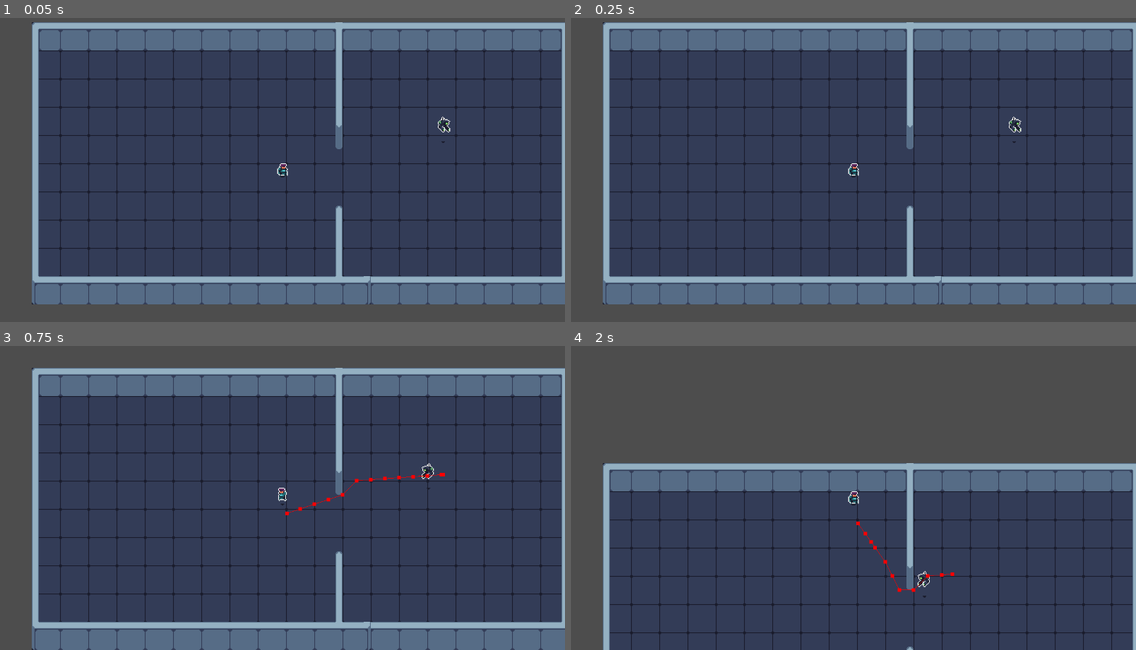
Above: before the commit, frames 1-4 (two rows, left to right).
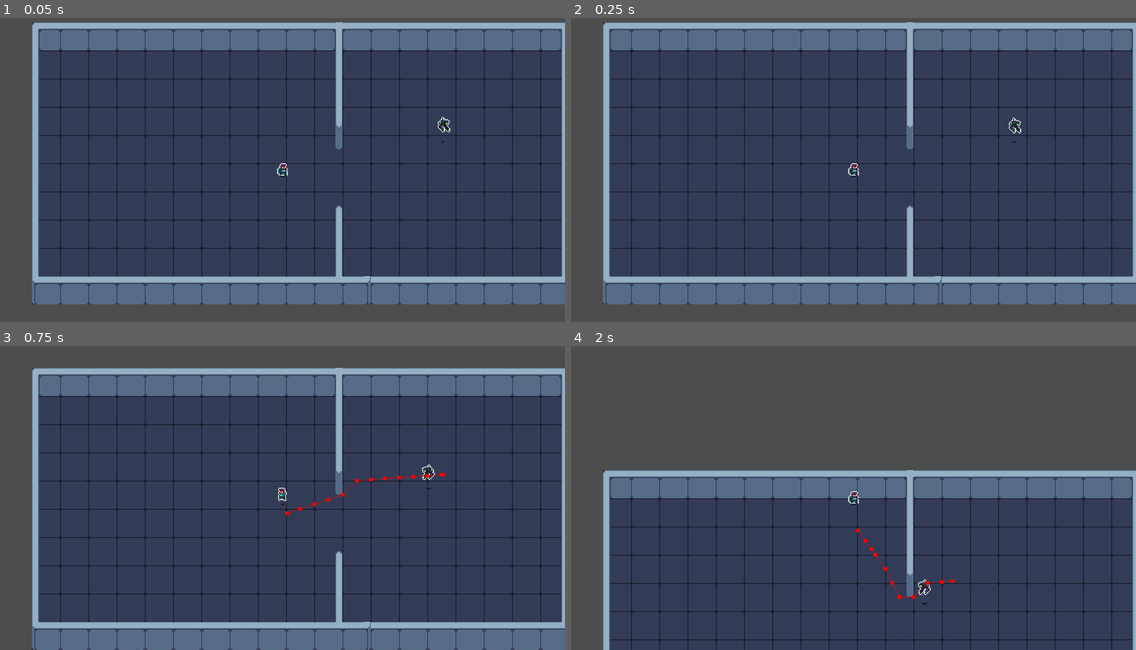
Above: after the commit, the same moments.

Repository: AugustanaCSC380January2024/final-game-solo
Game: Godot game, scene res://Scenes/World.tscn
Two runs of this game, one before a commit and one after it. Both use one fixed random seed, a clock stepped at 60 frames per second and the inputs below.
Inputs (mouse positions are in pixels of both pictures, inside the frame that each line leads up to):
- Up to frame 1 (0.05 s): no input
- Up to frame 2 (0.25 s): no input
- Up to frame 3 (0.75 s): tap Enter at 0.5 s; move the mouse to (254, 555) at 0.52 s; hold W (move_up) from 0.53 s (still down)
- Up to frame 4 (2 s): keep holding W (move_up); move the mouse to (1023, 537) at 1.27 s

Frame 1 is identical in both runs. In frame 2, less than 0.1% of the frame differs, in the area x 77-80%, y 32-42%; in frame 3, less than 0.1%; in frame 4, 9.4%, in the area x 5-100%, y 38-100%.

Commit message:
Updated TileSet Collisions and made enemy switch to run animation when moving

Diff:
--- a/Scenes/World.tscn
+++ b/Scenes/World.tscn
@@ -114,59 +114,65 @@
 4:1/0 = 0
 4:1/0/physics_layer_0/linear_velocity = Vector2(0, 0)
 4:1/0/physics_layer_0/angular_velocity = 0.0
-4:1/0/physics_layer_0/polygon_0/points = PackedVector2Array(8, -8, 8, 8, -8, 8, -8, -8)
+4:1/0/physics_layer_0/polygon_0/points = PackedVector2Array(8, -8, -8, -8, -8, 0, 8, 0)
+4:1/0/physics_layer_0/polygon_1/points = PackedVector2Array(-8, 8, -8, 0, 0, 0, 0, 8)
 5:1/0 = 0
 5:1/0/physics_layer_0/linear_velocity = Vector2(0, 0)
 5:1/0/physics_layer_0/angular_velocity = 0.0
-5:1/0/physics_layer_0/polygon_0/points = PackedVector2Array(8, -8, 8, 8, -8, 8, -8, -8)
+5:1/0/physics_layer_0/polygon_0/points = PackedVector2Array(-8, -8, 8, -8, 8, 0, -8, 0)
 6:1/0 = 0
 6:1/0/physics_layer_0/linear_velocity = Vector2(0, 0)
 6:1/0/physics_layer_0/angular_velocity = 0.0
-6:1/0/physics_layer_0/polygon_0/points = PackedVector2Array(8, -8, 8, 8, -8, 8, -8, -8)
+6:1/0/physics_layer_0/polygon_0/points = PackedVector2Array(8, -8, -8, -8, -8, 0, 8, 0)
+6:1/0/physics_layer_0/polygon_1/points = PackedVector2Array(-8, 8, -8, 0, 0, 0, 0, 8)
 7:1/0 = 0
 7:1/0/physics_layer_0/linear_velocity = Vector2(0, 0)
 7:1/0/physics_layer_0/angular_velocity = 0.0
-7:1/0/physics_layer_0/polygon_0/points = PackedVector2Array(8, -8, 8, 8, -8, 8, -8, -8)
+7:1/0/physics_layer_0/polygon_0/points = PackedVector2Array(-8, -8, 8, -8, 8, 0, -8, 0)
 8:1/0 = 0
 8:1/0/physics_layer_0/linear_velocity = Vector2(0, 0)
 8:1/0/physics_layer_0/angular_velocity = 0.0
-8:1/0/physics_layer_0/polygon_0/points = PackedVector2Array(8, -8, 8, 8, -8, 8, -8, -8)
+8:1/0/physics_layer_0/polygon_0/points = PackedVector2Array(8, -8, -8, -8, -8, 0, 8, 0)
+8:1/0/physics_layer_0/polygon_1/points = PackedVector2Array(-8, 8, -8, 0, 0, 0, 0, 8)
 9:1/0 = 0
 9:1/0/physics_layer_0/linear_velocity = Vector2(0, 0)
 9:1/0/physics_layer_0/angular_velocity = 0.0
-9:1/0/physics_layer_0/polygon_0/points = PackedVector2Array(8, -8, 8, 8, -8, 8, -8, -8)
+9:1/0/physics_layer_0/polygon_0/points = PackedVector2Array(-8, -8, 8, -8, 8, 0, -8, 0)
 10:1/0 = 0
 10:1/0/physics_layer_0/linear_velocity = Vector2(0, 0)
 10:1/0/physics_layer_0/angular_velocity = 0.0
-10:1/0/physics_layer_0/polygon_0/points = PackedVector2Array(8, -8, 8, 8, -8, 8, -8, -8)
+10:1/0/physics_layer_0/polygon_0/points = PackedVector2Array(-8, -8, 8, -8, 8, 0, -8, 0)
 11:1/0 = 0
 11:1/0/physics_layer_0/linear_velocity = Vector2(0, 0)
 11:1/0/physics_layer_0/angular_velocity = 0.0
-11:1/0/physics_layer_0/polygon_0/points = PackedVector2Array(8, -8, 8, 8, -8, 8, -8, -8)
+11:1/0/physics_layer_0/polygon_0/points = PackedVector2Array(-8, -8, 8, -8, 8, 0, -8, 0)
 12:1/0 = 0
 12:1/0/physics_layer_0/linear_velocity = Vector2(0, 0)
 12:1/0/physics_layer_0/angular_velocity = 0.0
-12:1/0/physics_layer_0/polygon_0/points = PackedVector2Array(8, -8, 8, 8, -8, 8, -8, -8)
+12:1/0/physics_layer_0/polygon_0/points = PackedVector2Array(-8, -8, 8, -8, 8, 0, -8, 0)
 13:1/0 = 0
 13:1/0/physics_layer_0/linear_velocity = Vector2(0, 0)
 13:1/0/physics_layer_0/angular_velocity = 0.0
-13:1/0/physics_layer_0/polygon_0/points = PackedVector2Array(8, -8, 8, 8, -8, 8, -8, -8)
+13:1/0/physics_layer_0/polygon_0/points = PackedVector2Array(-8, -8, 8, -8, 8, 0, -8, 0)
+13:1/0/physics_layer_0/polygon_1/points = PackedVector2Array(8, 8, 8, 0, 0, 0, 0, 8)
 14:1/0 = 0
 14:1/0/physics_layer_0/linear_velocity = Vector2(0, 0)
 14:1/0/physics_layer_0/angular_velocity = 0.0
-14:1/0/physics_layer_0/polygon_0/points = PackedVector2Array(8, -8, 8, 8, -8, 8, -8, -8)
+14:1/0/physics_layer_0/polygon_0/points = PackedVector2Array(-8, -8, 8, -8, 8, 0, -8, 0)
 15:1/0 = 0
 15:1/0/physics_layer_0/linear_velocity = Vector2(0, 0)
 15:1/0/physics_layer_0/angular_velocity = 0.0
-15:1/0/physics_layer_0/polygon_0/points = PackedVector2Array(8, -8, 8, 8, -8, 8, -8, -8)
+15:1/0/physics_layer_0/polygon_0/points = PackedVector2Array(-8, -8, 8, -8, 8, 0, -8, 0)
+15:1/0/physics_layer_0/polygon_1/points = PackedVector2Array(8, 8, 8, 0, 0, 0, 0, 8)
 16:1/0 = 0
 16:1/0/physics_layer_0/linear_velocity = Vector2(0, 0)
 16:1/0/physics_layer_0/angular_velocity = 0.0
-16:1/0/physics_layer_0/polygon_0/points = PackedVector2Array(8, -8, 8, 8, -8, 8, -8, -8)
+16:1/0/physics_layer_0/polygon_0/points = PackedVector2Array(-8, -8, 8, -8, 8, 0, -8, 0)
 17:1/0 = 0
 17:1/0/physics_layer_0/linear_velocity = Vector2(0, 0)
 17:1/0/physics_layer_0/angular_velocity = 0.0
-17:1/0/physics_layer_0/polygon_0/points = PackedVector2Array(8, -8, 8, 8, -8, 8, -8, -8)
+17:1/0/physics_layer_0/polygon_0/points = PackedVector2Array(-8, -8, 8, -8, 8, 0, -8, 0)
+17:1/0/physics_layer_0/polygon_1/points = PackedVector2Array(8, 8, 8, 0, 0, 0, 0, 8)
 36:1/0 = 0
 36:1/0/physics_layer_0/linear_velocity = Vector2(0, 0)
 36:1/0/physics_layer_0/angular_velocity = 0.0
@@ -366,11 +372,11 @@
 3:3/0 = 0
 3:3/0/physics_layer_0/linear_velocity = Vector2(0, 0)
 3:3/0/physics_layer_0/angular_velocity = 0.0
-3:3/0/physics_layer_0/polygon_0/points = PackedVector2Array(8, -8, 8, 8, -8, 8, -8, -8)
+3:3/0/physics_layer_0/polygon_0/points = PackedVector2Array(-8, -8, 8, -8, 8, -0.353155, -8, -0.529732)
 4:3/0 = 0
 4:3/0/physics_layer_0/linear_velocity = Vector2(0, 0)
 4:3/0/physics_layer_0/angular_velocity = 0.0
-4:3/0/physics_layer_0/polygon_0/points = PackedVector2Array(0.441443, -8, 0.441443, 8, -8, 8, -8, -8)
+4:3/0/physics_layer_0/polygon_0/points = PackedVector2Array(0, -8, 0, 0, -8, 0, -8, -8)
 6:3/0 = 0
 6:3/0/physics_layer_0/linear_velocity = Vector2(0, 0)
 6:3/0/physics_layer_0/angular_velocity = 0.0
@@ -386,11 +392,11 @@
 12:3/0 = 0
 12:3/0/physics_layer_0/linear_velocity = Vector2(0, 0)
 12:3/0/physics_layer_0/angular_velocity = 0.0
-12:3/0/physics_layer_0/polygon_0/points = PackedVector2Array(8, -8, 8, 8, -8, 8, -8, -8)
+12:3/0/physics_layer_0/polygon_0/points = PackedVector2Array(-8, -8, 8, -8, 8, 0, -8, 0)
 13:3/0 = 0
 13:3/0/physics_layer_0/linear_velocity = Vector2(0, 0)
 13:3/0/physics_layer_0/angular_velocity = 0.0
-13:3/0/physics_layer_0/polygon_0/points = PackedVector2Array(8, -8, 8, 8, -8, 8, -8, -8)
+13:3/0/physics_layer_0/polygon_0/points = PackedVector2Array(-8, -8, 8, -8, 8, 0, -8, 0)
 15:3/0 = 0
 15:3/0/physics_layer_0/linear_velocity = Vector2(0, 0)
 15:3/0/physics_layer_0/angular_velocity = 0.0
@@ -398,15 +404,16 @@
 17:3/0 = 0
 17:3/0/physics_layer_0/linear_velocity = Vector2(0, 0)
 17:3/0/physics_layer_0/angular_velocity = 0.0
-17:3/0/physics_layer_0/polygon_0/points = PackedVector2Array(0.176578, -8, 8, -8, 8, 8, 0.176578, 8)
+17:3/0/physics_layer_0/polygon_0/points = PackedVector2Array(0, -8, 0, 0, 8, 0, 8, -8)
 18:3/0 = 0
 18:3/0/physics_layer_0/linear_velocity = Vector2(0, 0)
 18:3/0/physics_layer_0/angular_velocity = 0.0
-18:3/0/physics_layer_0/polygon_0/points = PackedVector2Array(8, -8, 8, 8, -8, 8, -8, -8)
+18:3/0/physics_layer_0/polygon_0/points = PackedVector2Array(-8, -8, 8, -8, 8, 0, -8, 0)
 19:3/0 = 0
 19:3/0/physics_layer_0/linear_velocity = Vector2(0, 0)
 19:3/0/physics_layer_0/angular_velocity = 0.0
-19:3/0/physics_layer_0/polygon_0/points = PackedVector2Array(8, -8, 8, 8, -8, 8, -8, -8)
+19:3/0/physics_layer_0/polygon_0/points = PackedVector2Array(-8, -8, 8, -8, 8, 0, -8, 0)
+19:3/0/physics_layer_0/polygon_1/points = PackedVector2Array(8, 8, 8, 0, 0, 0, 0, 8)
 24:3/0 = 0
 24:3/0/physics_layer_0/linear_velocity = Vector2(0, 0)
 24:3/0/physics_layer_0/angular_velocity = 0.0
@@ -592,19 +599,19 @@
 8:5/0 = 0
 8:5/0/physics_layer_0/linear_velocity = Vector2(0, 0)
 8:5/0/physics_layer_0/angular_velocity = 0.0
-8:5/0/physics_layer_0/polygon_0/points = PackedVector2Array(8, -8, 8, 8, -8, 8, -8, -8)
+8:5/0/physics_layer_0/polygon_0/points = PackedVector2Array(-8, -8, 8, -8, 8, 0, -8, 0)
 9:5/0 = 0
 9:5/0/physics_layer_0/linear_velocity = Vector2(0, 0)
 9:5/0/physics_layer_0/angular_velocity = 0.0
-9:5/0/physics_layer_0/polygon_0/points = PackedVector2Array(8, -8, 8, 8, -8, 8, -8, -8)
+9:5/0/physics_layer_0/polygon_0/points = PackedVector2Array(-8, -8, 8, -8, 8, 0, -8, 0)
 12:5/0 = 0
 12:5/0/physics_layer_0/linear_velocity = Vector2(0, 0)
 12:5/0/physics_layer_0/angular_velocity = 0.0
-12:5/0/physics_layer_0/polygon_0/points = PackedVector2Array(8, -8, 8, 8, -8, 8, -8, -8)
+12:5/0/physics_layer_0/polygon_0/points = PackedVector2Array(-8, -8, 8, -8, 8, 0, -8, 0)
 13:5/0 = 0
 13:5/0/physics_layer_0/linear_velocity = Vector2(0, 0)
 13:5/0/physics_layer_0/angular_velocity = 0.0
-13:5/0/physics_layer_0/polygon_0/points = PackedVector2Array(8, -8, 8, 8, -8, 8, -8, -8)
+13:5/0/physics_layer_0/polygon_0/points = PackedVector2Array(-8, -8, 8, -8, 8, 0, -8, 0)
 19:5/0 = 0
 19:5/0/physics_layer_0/linear_velocity = Vector2(0, 0)
 19:5/0/physics_layer_0/angular_velocity = 0.0
@@ -935,23 +942,24 @@
 0:11/0 = 0
 0:11/0/physics_layer_0/linear_velocity = Vector2(0, 0)
 0:11/0/physics_layer_0/angular_velocity = 0.0
-0:11/0/physics_layer_0/polygon_0/points = PackedVector2Array(8, -8, 8, 8, -8, 8, -8, -8)
+0:11/0/physics_layer_0/polygon_0/points = PackedVector2Array(-8, -8, 8, -8, 8, 0, -8, 0)
 1:11/0 = 0
 1:11/0/physics_layer_0/linear_velocity = Vector2(0, 0)
 1:11/0/physics_layer_0/angular_velocity = 0.0
-1:11/0/physics_layer_0/polygon_0/points = PackedVector2Array(8, -8, 8, 8, -8, 8, -8, -8)
+1:11/0/physics_layer_0/polygon_0/points = PackedVector2Array(-8, -8, 8, -8, 8, 0, -8, 0)
 2:11/0 = 0
 2:11/0/physics_layer_0/linear_velocity = Vector2(0, 0)
 2:11/0/physics_layer_0/angular_velocity = 0.0
-2:11/0/physics_layer_0/polygon_0/points = PackedVector2Array(8, -8, 8, 8, -8, 8, -8, -8)
+2:11/0/physics_layer_0/polygon_0/points = PackedVector2Array(8, -8, -8, -8, -8, 0, 8, 0)
+2:11/0/physics_layer_0/polygon_1/points = PackedVector2Array(-8, 8, -8, 0, 0, 0, 0, 8)
 3:11/0 = 0
 3:11/0/physics_layer_0/linear_velocity = Vector2(0, 0)
 3:11/0/physics_layer_0/angular_velocity = 0.0
-3:11/0/physics_layer_0/polygon_0/points = PackedVector2Array(8, -8, 8, 8, -8, 8, -8, -8)
+3:11/0/physics_layer_0/polygon_0/points = PackedVector2Array(-8, -8, 8, -8, 8, 0, -8, 0)
 18:11/0 = 0
 18:11/0/physics_layer_0/linear_velocity = Vector2(0, 0)
 18:11/0/physics_layer_0/angular_velocity = 0.0
-18:11/0/physics_layer_0/polygon_0/points = PackedVector2Array(-8, -8, 8, -8, 8, 8, -8, 8)
+18:11/0/physics_layer_0/polygon_0/points = PackedVector2Array(-8, -8, 8, -8, 8, 0, -8, 0)
 19:11/0 = 0
 19:11/0/physics_layer_0/linear_velocity = Vector2(0, 0)
 19:11/0/physics_layer_0/angular_velocity = 0.0
@@ -959,11 +967,11 @@
 20:11/0 = 0
 20:11/0/physics_layer_0/linear_velocity = Vector2(0, 0)
 20:11/0/physics_layer_0/angular_velocity = 0.0
-20:11/0/physics_layer_0/polygon_0/points = PackedVector2Array(-8, -8, 8, -8, 8, 8, -8, 8)
+20:11/0/physics_layer_0/polygon_0/points = PackedVector2Array(-8, -8, 8, -8, 8, 0, -8, 0)
 21:11/0 = 0
 21:11/0/physics_layer_0/linear_velocity = Vector2(0, 0)
 21:11/0/physics_layer_0/angular_velocity = 0.0
-21:11/0/physics_layer_0/polygon_0/points = PackedVector2Array(-8, -8, 8, -8, 8, 8, -8, 8)
+21:11/0/physics_layer_0/polygon_0/points = PackedVector2Array(-8, -8, 8, -8, 8, 0, -8, 0)
 24:11/0 = 0
 24:11/0/physics_layer_0/linear_velocity = Vector2(0, 0)
 24:11/0/physics_layer_0/angular_velocity = 0.0
@@ -1081,15 +1089,16 @@
 2:13/0 = 0
 2:13/0/physics_layer_0/linear_velocity = Vector2(0, 0)
 2:13/0/physics_layer_0/angular_velocity = 0.0
-2:13/0/physics_layer_0/polygon_0/points = PackedVector2Array(8, -8, 8, 8, -8, 8, -8, -8)
+2:13/0/physics_layer_0/polygon_0/points = PackedVector2Array(8, -8, -8, -8, -8, 0, 8, 0)
+2:13/0/physics_layer_0/polygon_1/points = PackedVector2Array(-8, 8, -8, 0, 0, 0, 0, 8)
 3:13/0 = 0
 3:13/0/physics_layer_0/linear_velocity = Vector2(0, 0)
 3:13/0/physics_layer_0/angular_velocity = 0.0
-3:13/0/physics_layer_0/polygon_0/points = PackedVector2Array(8, -8, 8, 8, -8, 8, -8, -8)
+3:13/0/physics_layer_0/polygon_0/points = PackedVector2Array(-8, -8, 8, -8, 8, 0, -8, 0)
 18:13/0 = 0
 18:13/0/physics_layer_0/linear_velocity = Vector2(0, 0)
 18:13/0/physics_layer_0/angular_velocity = 0.0
-18:13/0/physics_layer_0/polygon_0/points = PackedVector2Array(-8, -8, 8, -8, 8, 8, -8, 8)
+18:13/0/physics_layer_0/polygon_0/points = PackedVector2Array(-8, -8, 8, -8, 8, 0, -8, 0)
 19:13/0 = 0
 19:13/0/physics_layer_0/linear_velocity = Vector2(0, 0)
 19:13/0/physics_layer_0/angular_velocity = 0.0
@@ -1224,35 +1233,35 @@
 0:15/0 = 0
 0:15/0/physics_layer_0/linear_velocity = Vector2(0, 0)
 0:15/0/physics_layer_0/angular_velocity = 0.0
-0:15/0/physics_layer_0/polygon_0/points = PackedVector2Array(8, -8, 8, 8, -8, 8, -8, -8)
+0:15/0/physics_layer_0/polygon_0/points = PackedVector2Array(-8, -8, 8, -8, 8, 0, -8, 0)
 1:15/0 = 0
 1:15/0/physics_layer_0/linear_velocity = Vector2(0, 0)
 1:15/0/physics_layer_0/angular_velocity = 0.0
-1:15/0/physics_layer_0/polygon_0/points = PackedVector2Array(8, -8, 8, 8, -8, 8, -8, -8)
+1:15/0/physics_layer_0/polygon_0/points = PackedVector2Array(-8, -8, 8, -8, 8, 0, -8, 0)
 2:15/0 = 0
 2:15/0/physics_layer_0/linear_velocity = Vector2(0, 0)
 2:15/0/physics_layer_0/angular_velocity = 0.0
-2:15/0/physics_layer_0/polygon_0/points = PackedVector2Array(8, -8, 8, 8, -8, 8, -8, -8)
+2:15/0/physics_layer_0/polygon_0/points = PackedVector2Array(-8, -8, 8, -8, 8, 0, -8, 0)
 3:15/0 = 0
 3:15/0/physics_layer_0/linear_velocity = Vector2(0, 0)
 3:15/0/physics_layer_0/angular_velocity = 0.0
-3:15/0/physics_layer_0/polygon_0/points = PackedVector2Array(8, -8, 8, 8, -8, 8, -8, -8)
+3:15/0/physics_layer_0/polygon_0/points = PackedVector2Array(-8, -8, 8, -8, 8, 0, -8, 0)
 18:15/0 = 0
 18:15/0/physics_layer_0/linear_velocity = Vector2(0, 0)
 18:15/0/physics_layer_0/angular_velocity = 0.0
-18:15/0/physics_layer_0/polygon_0/points = PackedVector2Array(-8, -8, 8, -8, 8, 8, -8, 8)
+18:15/0/physics_layer_0/polygon_0/points = PackedVector2Array(-8, -8, 8, -8, 8, 0, -8, 0)
 19:15/0 = 0
 19:15/0/physics_layer_0/linear_velocity = Vector2(0, 0)
 19:15/0/physics_layer_0/angular_velocity = 0.0
-19:15/0/physics_layer_0/polygon_0/points = PackedVector2Array(-8, -8, 8, -8, 8, 8, -8, 8)
+19:15/0/physics_layer_0/polygon_0/points = PackedVector2Array(-8, -8, 8, -8, 8, 0, -8, 0)
 20:15/0 = 0
 20:15/0/physics_layer_0/linear_velocity = Vector2(0, 0)
 20:15/0/physics_layer_0/angular_velocity = 0.0
-20:15/0/physics_layer_0/polygon_0/points = PackedVector2Array(-8, -8, 8, -8, 8, 8, -8, 8)
+20:15/0/physics_layer_0/polygon_0/points = PackedVector2Array(-8, -8, 8, -8, 8, 0, -8, 0)
 21:15/0 = 0
 21:15/0/physics_layer_0/linear_velocity = Vector2(0, 0)
 21:15/0/physics_layer_0/angular_velocity = 0.0
-21:15/0/physics_layer_0/polygon_0/points = PackedVector2Array(-8, -8, 8, -8, 8, 8, -8, 8)
+21:15/0/physics_layer_0/polygon_0/points = PackedVector2Array(-8, -8, 8, -8, 8, 0, -8, 0)
 24:15/0 = 0
 24:15/0/physics_layer_0/linear_velocity = Vector2(0, 0)
 24:15/0/physics_layer_0/angular_velocity = 0.0
@@ -1362,19 +1371,21 @@
 8:17/0 = 0
 8:17/0/physics_layer_0/linear_velocity = Vector2(0, 0)
 8:17/0/physics_layer_0/angular_velocity = 0.0
-8:17/0/physics_layer_0/polygon_0/points = PackedVector2Array(8, -8, 8, 8, -8, 8, -8, -8)
+8:17/0/physics_layer_0/polygon_0/points = PackedVector2Array(8, -8, -8, -8, -8, 0, 8, 0)
+8:17/0/physics_layer_0/polygon_1/points = PackedVector2Array(-8, 8, -8, 0, 0, 0, 0, 8)
 9:17/0 = 0
 9:17/0/physics_layer_0/linear_velocity = Vector2(0, 0)
 9:17/0/physics_layer_0/angular_velocity = 0.0
-9:17/0/physics_layer_0/polygon_0/points = PackedVector2Array(8, -8, 8, 8, -8, 8, -8, -8)
+9:17/0/physics_layer_0/polygon_0/points = PackedVector2Array(-8, -8, 8, -8, 8, 0, -8, 0)
 12:17/0 = 0
 12:17/0/physics_layer_0/linear_velocity = Vector2(0, 0)
 12:17/0/physics_layer_0/angular_velocity = 0.0
-12:17/0/physics_layer_0/polygon_0/points = PackedVector2Array(8, -8, 8, 8, -8, 8, -8, -8)
+12:17/0/physics_layer_0/polygon_0/points = PackedVector2Array(-8, -8, 8, -8, 8, 0, -8, 0)
 13:17/0 = 0
 13:17/0/physics_layer_0/linear_velocity = Vector2(0, 0)
 13:17/0/physics_layer_0/angular_velocity = 0.0
-13:17/0/physics_layer_0/polygon_0/points = PackedVector2Array(8, -8, 8, 8, -8, 8, -8, -8)
+13:17/0/physics_layer_0/polygon_0/points = PackedVector2Array(-8, -8, 8, -8, 8, 0, -8, 0)
+13:17/0/physics_layer_0/polygon_1/points = PackedVector2Array(8, 8, 8, 0, 0, 0, 0, 8)
 19:17/0 = 0
 19:17/0/physics_layer_0/linear_velocity = Vector2(0, 0)
 19:17/0/physics_layer_0/angular_velocity = 0.0
@@ -1466,11 +1477,11 @@
 2:19/0 = 0
 2:19/0/physics_layer_0/linear_velocity = Vector2(0, 0)
 2:19/0/physics_layer_0/angular_velocity = 0.0
-2:19/0/physics_layer_0/polygon_0/points = PackedVector2Array(8, -8, 8, 8, -8, 8, -8, -8)
+2:19/0/physics_layer_0/polygon_0/points = PackedVector2Array(-8, -8, 8, -8, 8, 0, -8, 0)
 3:19/0 = 0
 3:19/0/physics_layer_0/linear_velocity = Vector2(0, 0)
 3:19/0/physics_layer_0/angular_velocity = 0.0
-3:19/0/physics_layer_0/polygon_0/points = PackedVector2Array(8, -8, 8, 8, -8, 8, -8, -8)
+3:19/0/physics_layer_0/polygon_0/points = PackedVector2Array(-8, -8, 8, -8, 8, 0, -8, 0)
 4:19/0 = 0
 4:19/0/physics_layer_0/linear_velocity = Vector2(0, 0)
 4:19/0/physics_layer_0/angular_velocity = 0.0
@@ -1482,19 +1493,21 @@
 8:19/0 = 0
 8:19/0/physics_layer_0/linear_velocity = Vector2(0, 0)
 8:19/0/physics_layer_0/angular_velocity = 0.0
-8:19/0/physics_layer_0/polygon_0/points = PackedVector2Array(8, -8, 8, 8, -8, 8, -8, -8)
+8:19/0/physics_layer_0/polygon_0/points = PackedVector2Array(8, -8, -8, -8, -8, 0, 8, 0)
+8:19/0/physics_layer_0/polygon_1/points = PackedVector2Array(-8, 8, -8, 0, 0, 0, 0, 8)
 9:19/0 = 0
 9:19/0/physics_layer_0/linear_velocity = Vector2(0, 0)
 9:19/0/physics_layer_0/angular_velocity = 0.0
-9:19/0/physics_layer_0/polygon_0/points = PackedVector2Array(8, -8, 8, 8, -8, 8, -8, -8)
+9:19/0/physics_layer_0/polygon_0/points = PackedVector2Array(8, -8, 8, 0, -8, 0, -8, -8)
 12:19/0 = 0
 12:19/0/physics_layer_0/linear_velocity = Vector2(0, 0)
 12:19/0/physics_layer_0/angular_velocity = 0.0
-12:19/0/physics_layer_0/polygon_0/points = PackedVector2Array(8, -8, 8, 8, -8, 8, -8, -8)
+12:19/0/physics_layer_0/polygon_0/points = PackedVector2Array(8, -8, 8, 0, -8, 0, -8, -8)
 13:19/0 = 0
 13:19/0/physics_layer_0/linear_velocity = Vector2(0, 0)
 13:19/0/physics_layer_0/angular_velocity = 0.0
-13:19/0/physics_layer_0/polygon_0/points = PackedVector2Array(8, -8, 8, 8, -8, 8, -8, -8)
+13:19/0/physics_layer_0/polygon_0/points = PackedVector2Array(-8, -8, 8, -8, 8, 0, -8, 0)
+13:19/0/physics_layer_0/polygon_1/points = PackedVector2Array(8, 8, 8, 0, 0, 0, 0, 8)
 15:19/0 = 0
 15:19/0/physics_layer_0/linear_velocity = Vector2(0, 0)
 15:19/0/physics_layer_0/angular_velocity = 0.0
@@ -1506,11 +1519,11 @@
 18:19/0 = 0
 18:19/0/physics_layer_0/linear_velocity = Vector2(0, 0)
 18:19/0/physics_layer_0/angular_velocity = 0.0
-18:19/0/physics_layer_0/polygon_0/points = PackedVector2Array(-8, -8, 8, -8, 8, 8, -8, 8)
+18:19/0/physics_layer_0/polygon_0/points = PackedVector2Array(-8, -8, 8, -8, 8, 0, -8, 0)
 19:19/0 = 0
 19:19/0/physics_layer_0/linear_velocity = Vector2(0, 0)
 19:19/0/physics_layer_0/angular_velocity = 0.0
-19:19/0/physics_layer_0/polygon_0/points = PackedVector2Array(-8, -8, 8, -8, 8, 8, -8, 8)
+19:19/0/physics_layer_0/polygon_0/points = PackedVector2Array(-8, -8, 8, -8, 8, 0, -8, 0)
 34:19/0 = 0
 34:19/0/physics_layer_0/linear_velocity = Vector2(0, 0)
 34:19/0/physics_layer_0/angular_velocity = 0.0
@@ -1636,59 +1649,59 @@
 4:21/0 = 0
 4:21/0/physics_layer_0/linear_velocity = Vector2(0, 0)
 4:21/0/physics_layer_0/angular_velocity = 0.0
-4:21/0/physics_layer_0/polygon_0/points = PackedVector2Array(-8, -8, 8, -8, 8, 8, -8, 8)
+4:21/0/physics_layer_0/polygon_0/points = PackedVector2Array(-8, -8, 8, -8, 8, 0, -8, 0)
 5:21/0 = 0
 5:21/0/physics_layer_0/linear_velocity = Vector2(0, 0)
 5:21/0/physics_layer_0/angular_velocity = 0.0
-5:21/0/physics_layer_0/polygon_0/points = PackedVector2Array(-8, -8, 8, -8, 8, 8, -8, 8)
+5:21/0/physics_layer_0/polygon_0/points = PackedVector2Array(-8, -8, 8, -8, 8, 0, -8, 0)
 6:21/0 = 0
 6:21/0/physics_layer_0/linear_velocity = Vector2(0, 0)
 6:21/0/physics_layer_0/angular_velocity = 0.0
-6:21/0/physics_layer_0/polygon_0/points = PackedVector2Array(-8, -8, 8, -8, 8, 8, -8, 8)
+6:21/0/physics_layer_0/polygon_0/points = PackedVector2Array(-8, -8, 8, -8, 8, 0, -8, 0)
 7:21/0 = 0
 7:21/0/physics_layer_0/linear_velocity = Vector2(0, 0)
 7:21/0/physics_layer_0/angular_velocity = 0.0
-7:21/0/physics_layer_0/polygon_0/points = PackedVector2Array(-8, -8, 8, -8, 8, 8, -8, 8)
+7:21/0/physics_layer_0/polygon_0/points = PackedVector2Array(-8, -8, 8, -8, 8, 0, -8, 0)
 8:21/0 = 0
 8:21/0/physics_layer_0/linear_velocity = Vector2(0, 0)
 8:21/0/physics_layer_0/angular_velocity = 0.0
-8:21/0/physics_layer_0/polygon_0/points = PackedVector2Array(-8, -8, 8, -8, 8, 8, -8, 8)
+8:21/0/physics_layer_0/polygon_0/points = PackedVector2Array(-8, -8, 8, -8, 8, 0, -8, 0)
 9:21/0 = 0
 9:21/0/physics_layer_0/linear_velocity = Vector2(0, 0)
 9:21/0/physics_layer_0/angular_velocity = 0.0
-9:21/0/physics_layer_0/polygon_0/points = PackedVector2Array(-8, -8, 8, -8, 8, 8, -8, 8)
+9:21/0/physics_layer_0/polygon_0/points = PackedVector2Array(-8, -8, 8, -8, 8, 0, -8, 0)
 10:21/0 = 0
 10:21/0/physics_layer_0/linear_velocity = Vector2(0, 0)
 10:21/0/physics_layer_0/angular_velocity = 0.0
-10:21/0/physics_layer_0/polygon_0/points = PackedVector2Array(-8, -8, 8, -8, 8, 8, -8, 8)
+10:21/0/physics_layer_0/polygon_0/points = PackedVector2Array(-8, -8, 8, -8, 8, 0, -8, 0)
 11:21/0 = 0
 11:21/0/physics_layer_0/linear_velocity = Vector2(0, 0)
 11:21/0/physics_layer_0/angular_velocity = 0.0
-11:21/0/physics_layer_0/polygon_0/points = PackedVector2Array(-8, -8, 8, -8, 8, 8, -8, 8)
+11:21/0/physics_layer_0/polygon_0/points = PackedVector2Array(-8, -8, 8, -8, 8, 0, -8, 0)
 12:21/0 = 0
 12:21/0/physics_layer_0/linear_velocity = Vector2(0, 0)
 12:21/0/physics_layer_0/angular_velocity = 0.0
-12:21/0/physics_layer_0/polygon_0/points = PackedVector2Array(-8, -8, 8, -8, 8, 8, -8, 8)
+12:21/0/physics_layer_0/polygon_0/points = PackedVector2Array(-8, -8, 8, -8, 8, 0, -8, 0)
 13:21/0 = 0
 13:21/0/physics_layer_0/linear_velocity = Vector2(0, 0)
 13:21/0/physics_layer_0/angular_velocity = 0.0
-13:21/0/physics_layer_0/polygon_0/points = PackedVector2Array(-8, -8, 8, -8, 8, 8, -8, 8)
+13:21/0/physics_layer_0/polygon_0/points = PackedVector2Array(-8, -8, 8, -8, 8, 0, -8, 0)
 14:21/0 = 0
 14:21/0/physics_layer_0/linear_velocity = Vector2(0, 0)
 14:21/0/physics_layer_0/angular_velocity = 0.0
-14:21/0/physics_layer_0/polygon_0/points = PackedVector2Array(-8, -8, 8, -8, 8, 8, -8, 8)
+14:21/0/physics_layer_0/polygon_0/points = PackedVector2Array(-8, -8, 8, -8, 8, 0, -8, 0)
 15:21/0 = 0
 15:21/0/physics_layer_0/linear_velocity = Vector2(0, 0)
 15:21/0/physics_layer_0/angular_velocity = 0.0
-15:21/0/physics_layer_0/polygon_0/points = PackedVector2Array(-8, -8, 8, -8, 8, 8, -8, 8)
+15:21/0/physics_layer_0/polygon_0/points = PackedVector2Array(-8, -8, 8, -8, 8, 0, -8, 0)
 16:21/0 = 0
 16:21/0/physics_layer_0/linear_velocity = Vector2(0, 0)
 16:21/0/physics_layer_0/angular_velocity = 0.0
-16:21/0/physics_layer_0/polygon_0/points = PackedVector2Array(-8, -8, 8, -8, 8, 8, -8, 8)
+16:21/0/physics_layer_0/polygon_0/points = PackedVector2Array(-8, -8, 8, -8, 8, 0, -8, 0)
 17:21/0 = 0
 17:21/0/physics_layer_0/linear_velocity = Vector2(0, 0)
 17:21/0/physics_layer_0/angular_velocity = 0.0
-17:21/0/physics_layer_0/polygon_0/points = PackedVector2Array(-8, -8, 8, -8, 8, 8, -8, 8)
+17:21/0/physics_layer_0/polygon_0/points = PackedVector2Array(-8, -8, 8, -8, 8, 0, -8, 0)
 36:21/0 = 0
 36:21/0/physics_layer_0/linear_velocity = Vector2(0, 0)
 36:21/0/physics_layer_0/angular_velocity = 0.0
--- a/Scripts/enemy.gd
+++ b/Scripts/enemy.gd
@@ -15,6 +15,7 @@
 		animated_sprite.flip_h = false
 	velocity = direction * speed
 	move_and_slide()
+	update_animations(direction)
 
 func make_path():
 	navigation_agent.target_position = player.global_position + Vector2(5,5)
@@ -22,3 +23,9 @@
 
 func _on_timer_timeout():
 	make_path()
+
+func update_animations(direction):
+	if direction == Vector2.ZERO:
+		animated_sprite.play("idle")
+	else:
+		animated_sprite.play("run")
